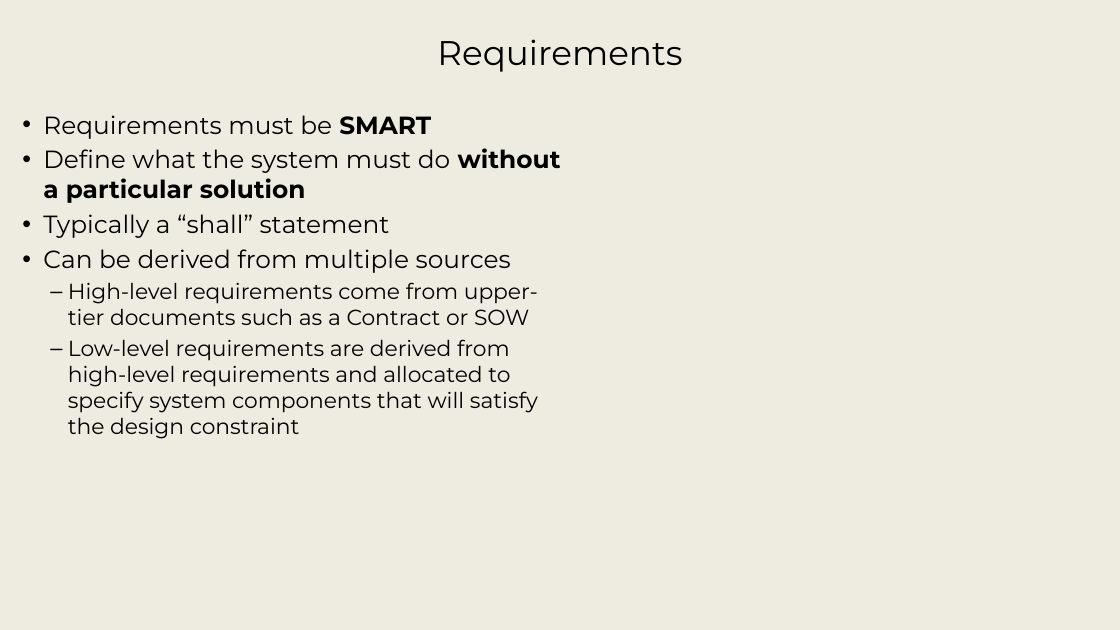
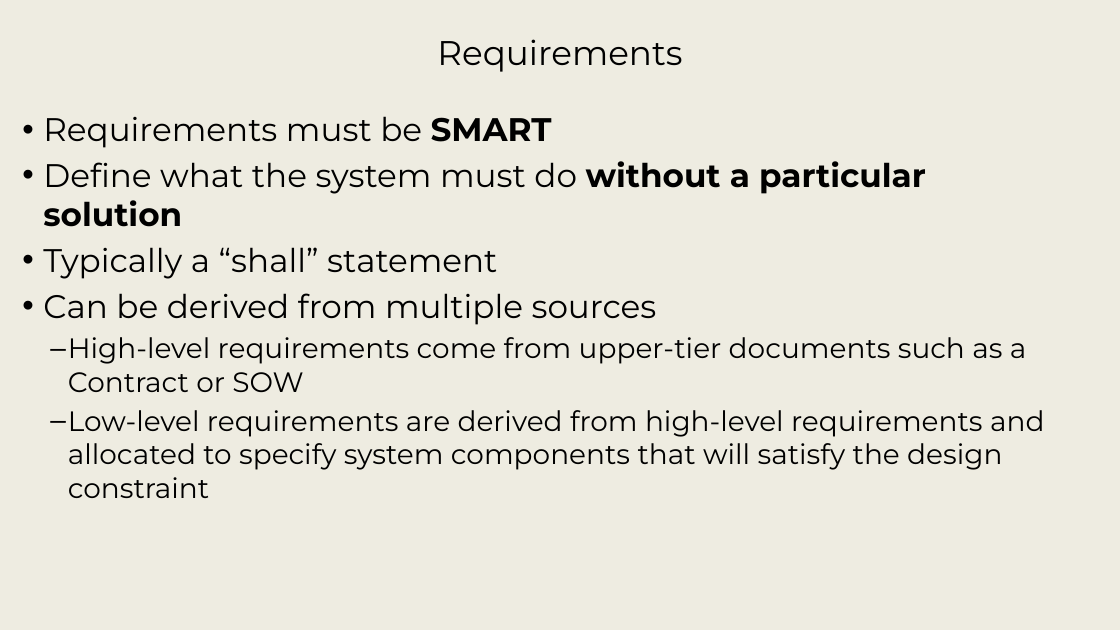
Before and after one commit to srudder16/Lifecycle_Modeling, a slide deck: slide 48 of 2025_WSRC/2026 WSRC Tutorial - 1.pptx (slide 47 before the commit). Drawn at 1120x630 pixels with LibreOffice and Linux fonts; fonts in the diff are those of the drawing; background and template pictures are left out. Boxes give left, top, right and bottom in pixels: in the first picture for what was removed or moved away, otherwise in the second. Text is boxed around its words. In the diff, an @@ line names an element or a change of style, - is before the commit and + after.

```diff
--- a/2025_WSRC/2026 WSRC Tutorial - 1.pptx
+++ b/2025_WSRC/2026 WSRC Tutorial - 1.pptx
@@ text "Requirements must be SMART" at (43, 116, 1044, 498): size 21.3 to 28 pt in "Requirements must be SMART", "Define what the system must do without ...", "Typically a “shall” statement", "Can be derived from multiple sources"; size 18.7 to 24 pt in "High-level requirements come from upper-tier documents such ...", "Low-level requirements are derived from high-level requireme ..."; more space between paragraphs @@
```
Also in this commit, not shown: 2 other slides changed, 2 slides added.
